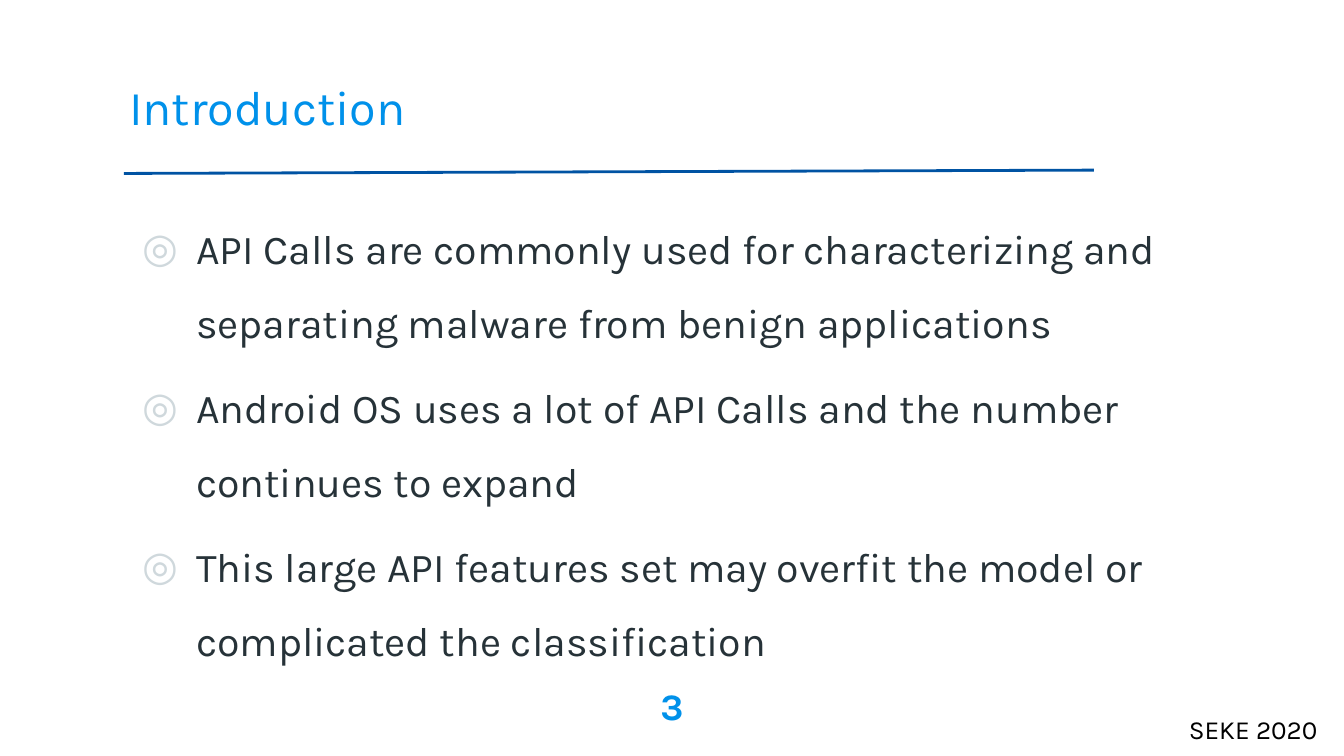
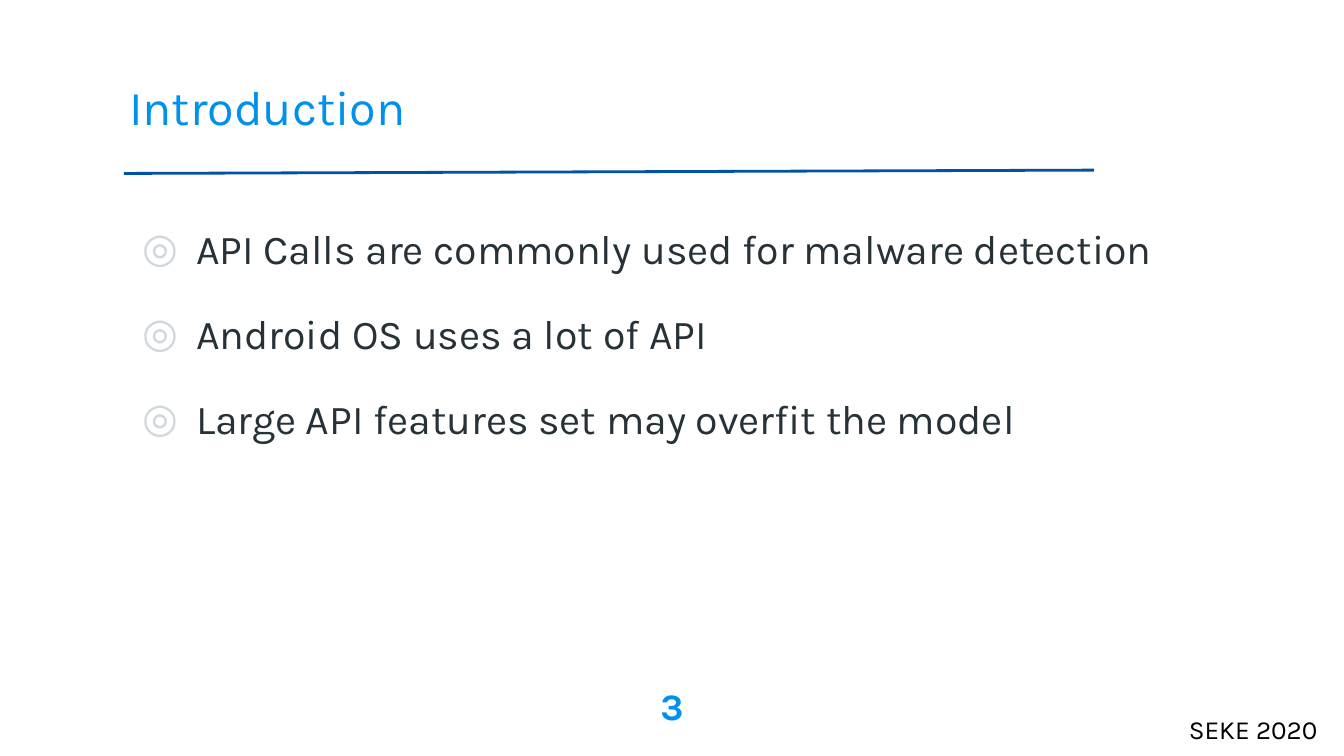
Before and after one commit to galib19/MS_Thesis, a slide deck: slide 3 of SEKE'20/paper143.ppt. Drawn at 1344x756 pixels with LibreOffice and Linux fonts; fonts in the diff are those of the drawing; background and template pictures are left out. Boxes give left, top, right and bottom in pixels: in the first picture for what was removed or moved away, otherwise in the second. Text is boxed around its words. In the diff, an @@ line names an element or a change of style, - is before the commit and + after.

```diff
--- a/SEKE'20/paper143.ppt
+++ b/SEKE'20/paper143.ppt
@@ text at <box>196,235,1152,444</box>: text changed @@
-◎ API Calls are commonly used for characterizing and separating malware from benign applications
-◎ Android OS uses a lot of API Calls and the number continues to expand
-◎ This large API features set may overfit the model or complicated the classification
+◎ API Calls are commonly used for malware detection
+◎ Android OS uses a lot of API
+◎ Large API features set may overfit the model
```
Also in this commit, not shown: 9 other slides changed, 1 slide removed, 2 other files.
